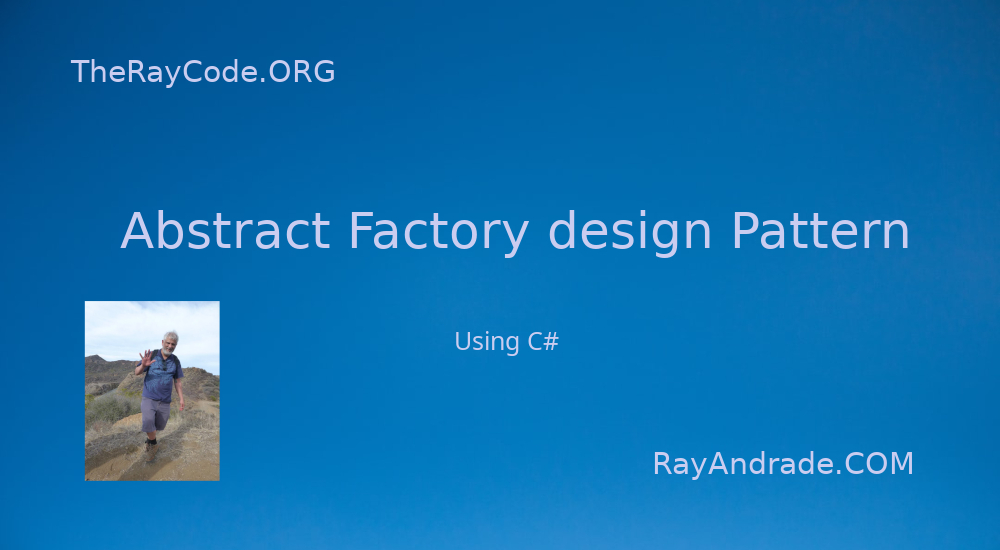
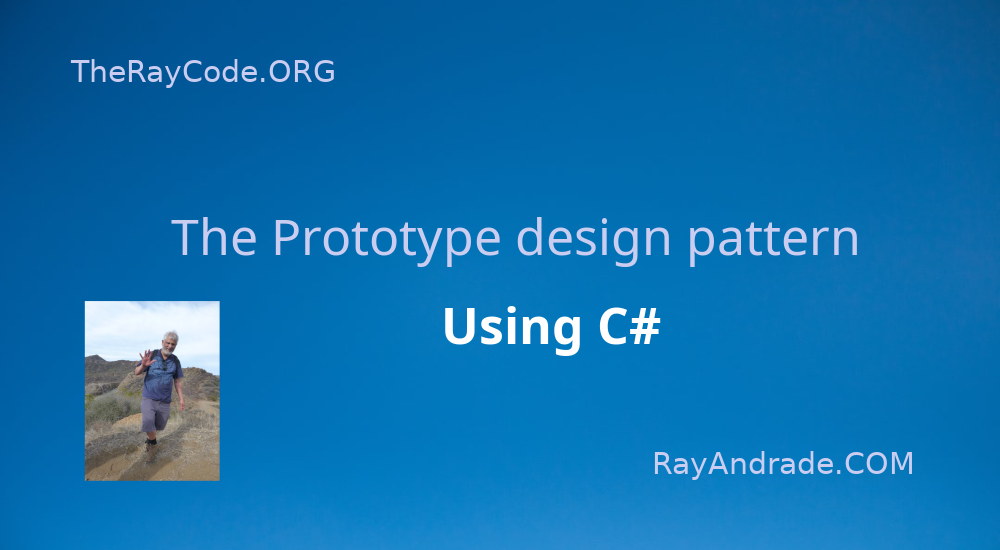
Layer changes from the first 1000x550 image to the second:
added layer "The Prototype design pattern" above "RayAndrade.COM #1" over 171, 217, 857, 267
moved "Using C#" above "splash.png #2", painted on it over 445, 306, 661, 356
added layer "splash.png #2" above "Abstract Factory design Patter..." over 120, 210, 908, 356
hid "Abstract Factory design Patter...", moved it above "splash.png #1" over 120, 210, 908, 258
hid "splash.png #1" over 120, 210, 908, 356
